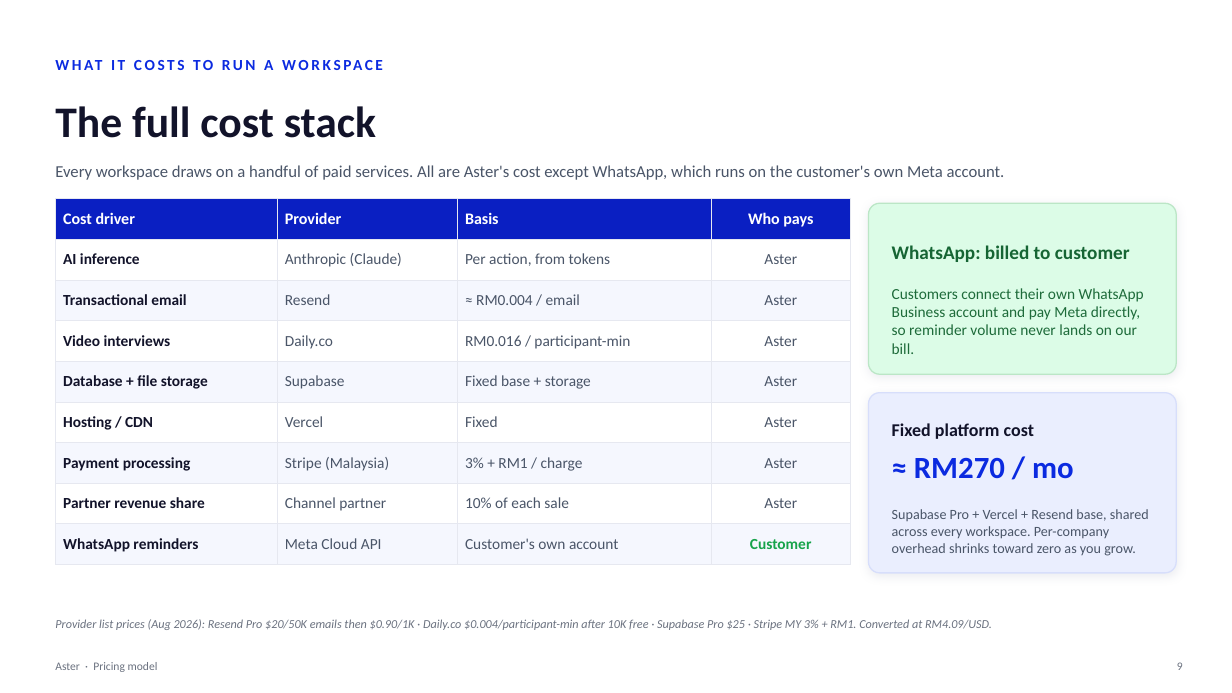
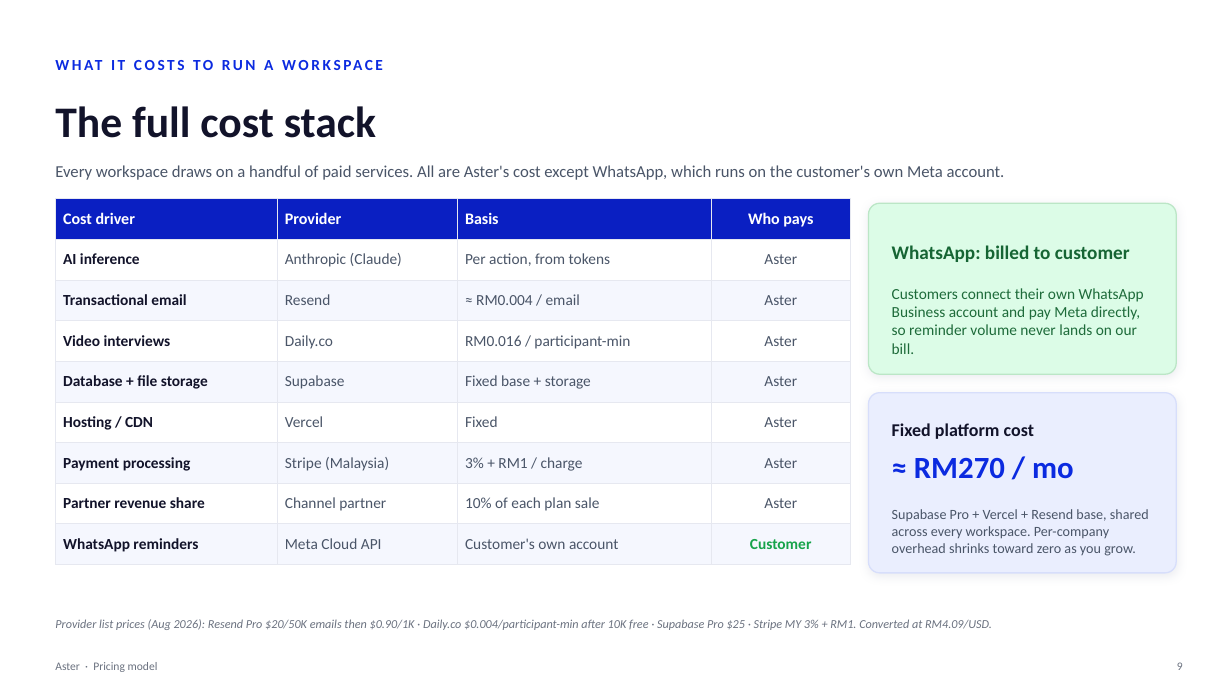
Before and after one commit to shahramly83/aster, a slide deck: slide 9 of docs/aster-pricing.pptx. Drawn at 1232x693 pixels with LibreOffice and Linux fonts; fonts in the diff are those of the drawing. Boxes give left, top, right and bottom in pixels: in the first picture for what was removed or moved away, otherwise in the second. Text is boxed around its words. In the diff, an @@ line names an element or a change of style, - is before the commit and + after.

```diff
--- a/docs/aster-pricing.pptx
+++ b/docs/aster-pricing.pptx
@@ table at [55, 199, 850, 556] @@
-row 8, column 3: 10% of each sale
+row 8, column 3: 10% of each plan sale
```
Also in this commit, not shown: 7 other slides changed.
